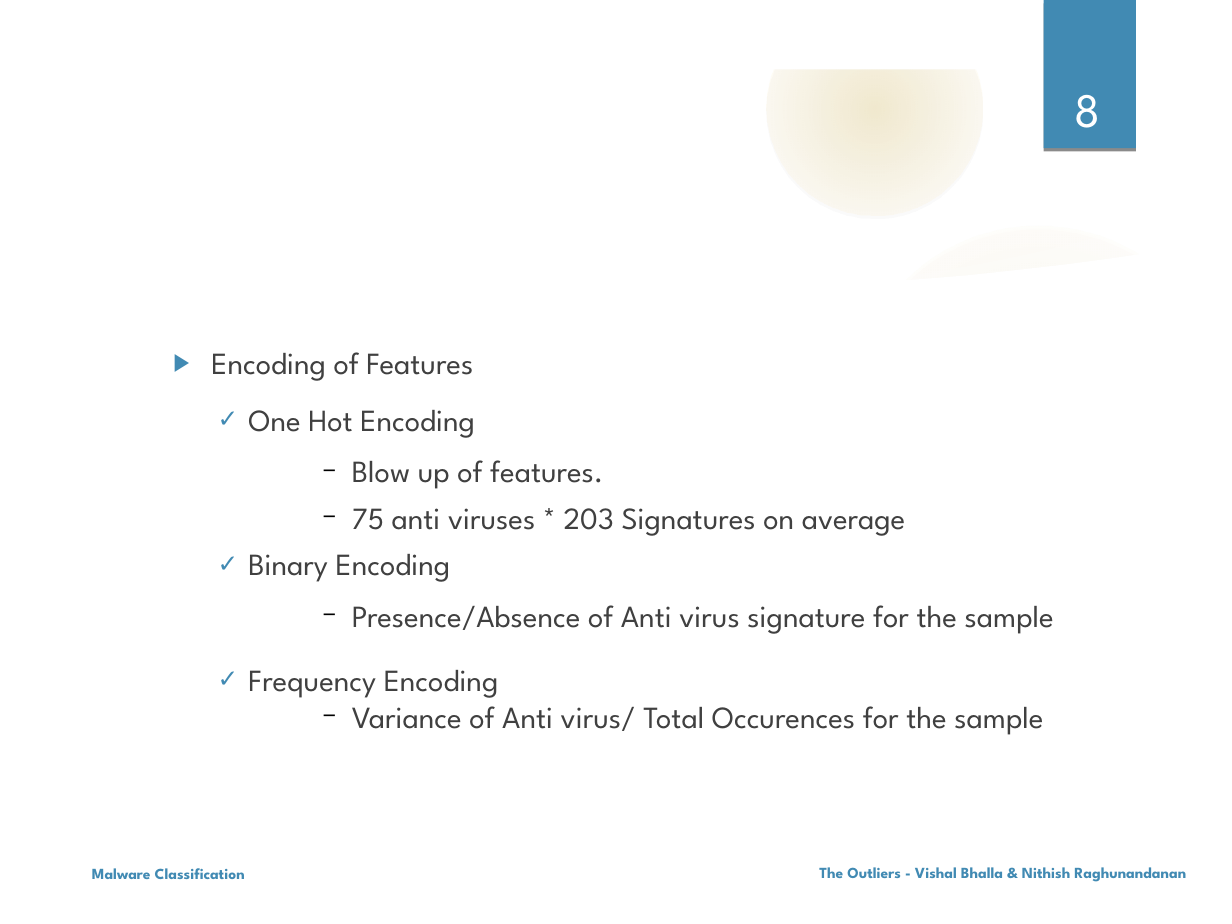
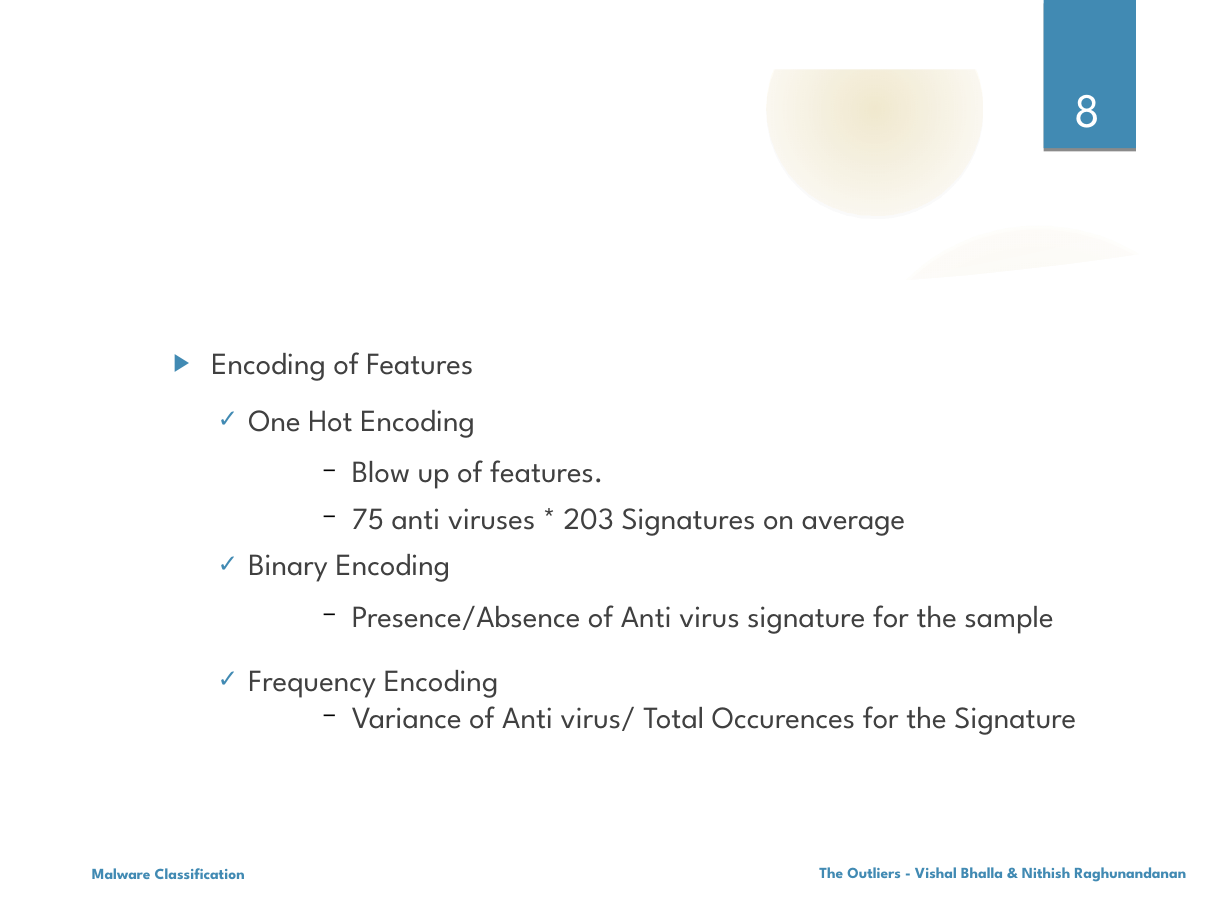
Before and after one commit to nehgu/Anomaly-Detection, a slide deck: slide 8 of Challenges/Malware_Classification_Challenge_3/Ppt - Malware Classification Challenge-3.odp. Drawn at 1232x924 pixels with LibreOffice and Linux fonts; fonts in the diff are those of the drawing; background and template pictures are left out. Boxes give left, top, right and bottom in pixels: in the first picture for what was removed or moved away, otherwise in the second. Text is boxed around its words. In the diff, an @@ line names an element or a change of style, - is before the commit and + after.

Commit message:
Updated the ppt & report

```diff
--- a/Challenges/Malware_Classification_Challenge_3/Ppt - Malware Classification Challenge-3.odp
+++ b/Challenges/Malware_Classification_Challenge_3/Ppt - Malware Classification Challenge-3.odp
@@ text at box(352, 697, 1076, 735): text changed @@
-      − Variance of Anti virus/ Total Occurences for the sample
+      − Variance of Anti virus/ Total Occurences for the Signature
```
Also in this commit, not shown: 3 other files.
